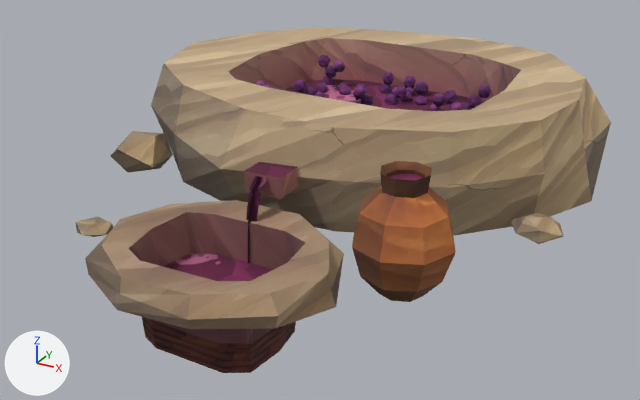
Before and after pictures for a commit that changed the glTF model assets-vila/lagar/lagar.glb.
Before and after are seen from a 50 mm lens placed at (2.33, 43.4, 2.04), pointed at (-0.1, 47.82, -0.17). Arrows for +X, +Y and +Z are at lower left; the lights stay in place. The older version comes first. Vertices at exactly the same position are counted once.

Before the edit, the objects in view are built like this:
```python
me_lagar_rocha = bpy.data.meshes.new('Lagar_Rocha')
me_lagar_rocha.from_pydata(...)  # 166 vertices, 288 faces; spans x -1.42..1.45, y -1.95..1.6, z -0.43..0.56
me_lagar_rocha.materials.append(mat_lagar)
me_lagar_sucotanque = bpy.data.meshes.new('Lagar_SucoTanque')
me_lagar_sucotanque.from_pydata(...)  # 29 vertices, 42 faces; spans x -0.77..0.78, y -0.62..0.62, z 0.0
me_lagar_sucotanque.materials.append(mat_lagar)
me_lagar_uvas_1 = bpy.data.meshes.new('Lagar_Uvas_1')
me_lagar_uvas_1.from_pydata(...)  # 120 vertices, 200 faces; spans x -0.142..0.199, y -0.222..0.216, z -0.011..0.222
me_lagar_uvas_1.materials.append(mat_lagar)
ob_lagar_rocha = bpy.data.objects.new('Lagar_Rocha', me_lagar_rocha)
ob_lagar_rocha.location = (0.0, 48.0, 0.0)
ob_lagar_sucotanque = bpy.data.objects.new('Lagar_SucoTanque', me_lagar_sucotanque)
ob_lagar_sucotanque.location = (0.0, 48.35, 0.27)
ob_lagar_uvas_1 = bpy.data.objects.new('Lagar_Uvas_1', me_lagar_uvas_1)
ob_lagar_uvas_1.location = (-0.5, 48.6, 0.25)
# also in view: 'Lagar_Fio' at (0.0, 46.95, 0.08); 'Lagar_Uvas_2' at (0.04, 48.72, 0.32); 'Lagar_Jarro' at (0.92, 46.75, 0.3); 'Lagar_SucoColeta' at (0.0, 46.58, -0.14); 'Lagar_Uvas_3' at (0.48, 48.54, 0.36)
```
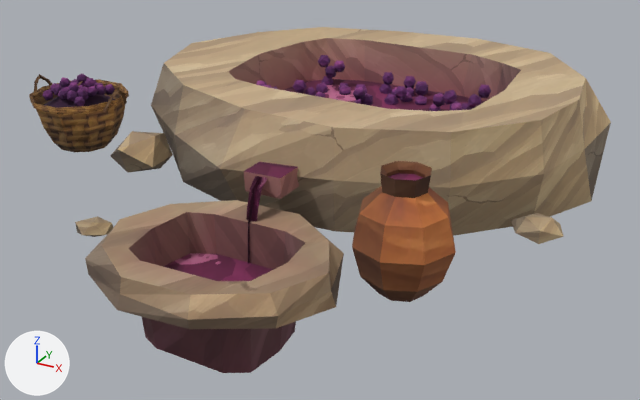
Where the change shows, as pixel boxes [x1, y1, x2, y2] in the pictures (640 x 400 px):
'Lagar_CestoUvas', added (brown)
    after: [29, 74, 129, 152]
part 1 of me_lagar_rocha, surface changed
    both: [75, 30, 607, 373]

Diff of the bpy script that builds the scene:
```diff
--- a/assets-vila/lagar/lagar.glb.py
+++ b/assets-vila/lagar/lagar.glb.py
@@ me_lagar_rocha @@
 me_lagar_rocha.from_pydata(...)  # 166 vertices, 288 faces; spans x -1.42..1.45, y -1.95..1.6, z -0.43..0.56
 # used by ob_lagar_rocha; location = (0.0, 48.0, 0.0)
+# me_lagar_rocha part 1: texture (UV) coordinates of 286 of 288 faces, centred in x -1.39..1.4, y -1.94..1.55, z -0.43..0.55, changed; they spanned u -0.66..3.49, v 0.65..0.97 and now span u -0.66..3.49, v 0.71..0.98
 me_lagar_rocha.materials.append(mat_lagar)
@@ me_lagar_cestouvas @@
+me_lagar_cestouvas.from_pydata(...)  # 644 vertices, 1032 faces; spans x -0.348..0.354, y -0.309..0.307, z 0.0..0.454
+me_lagar_cestouvas.materials.append(mat_lagar)
@@ ob_lagar_cestouvas @@
+ob_lagar_cestouvas = bpy.data.objects.new('Lagar_CestoUvas', me_lagar_cestouvas)
+ob_lagar_cestouvas.location = (-1.75, 47.55, 0.0)
```
